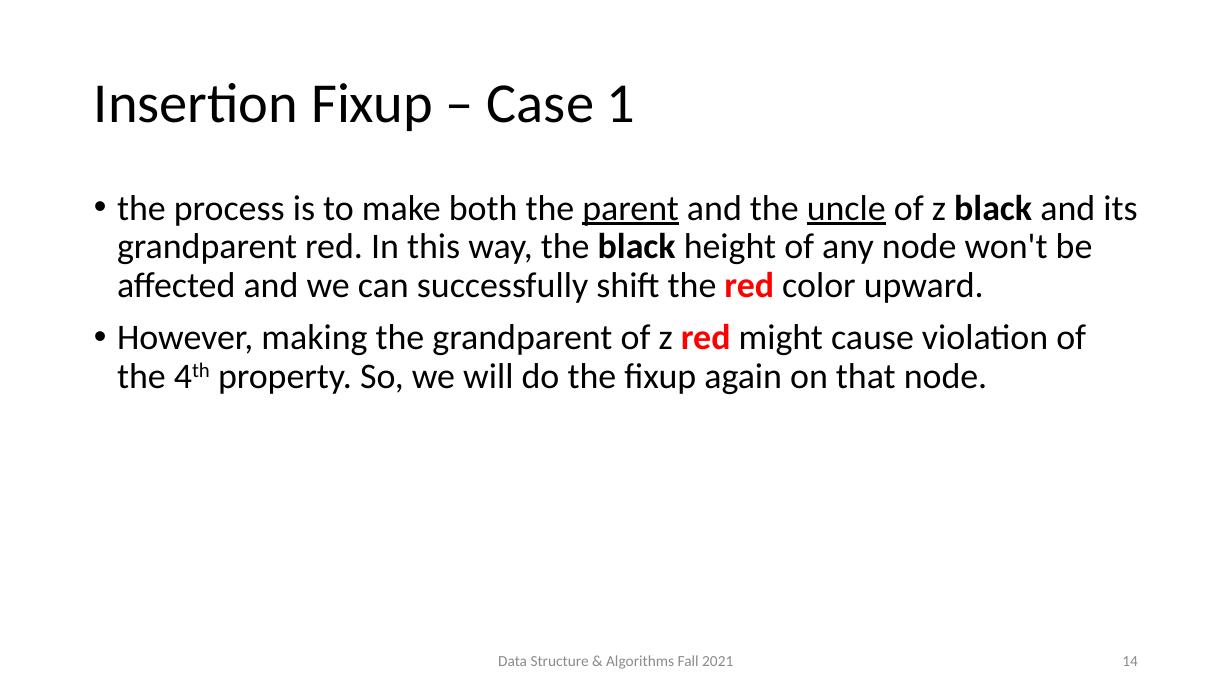
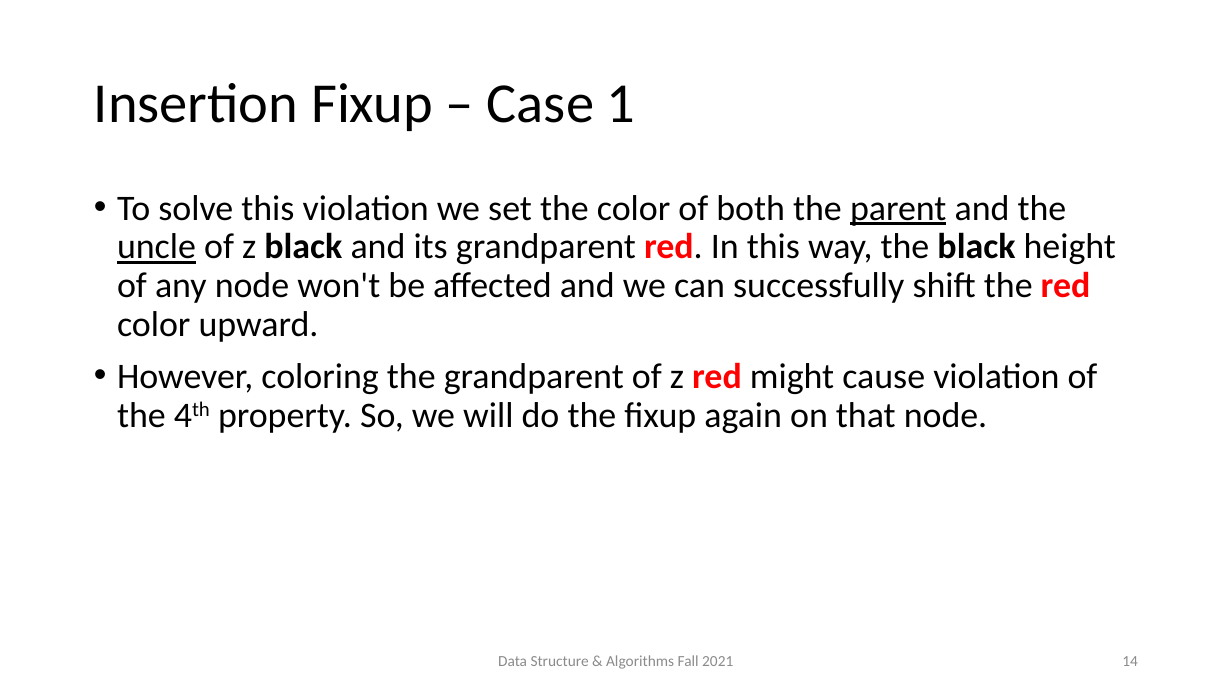
Before and after one commit to AUT-CEIT-Archive/CE203-DS-TA, a slide deck: slide 14 of slides/13_RBT-Insert.pptx. Drawn at 1232x693 pixels with LibreOffice and Linux fonts; fonts in the diff are those of the drawing. Boxes give left, top, right and bottom in pixels: in the first picture for what was removed or moved away, otherwise in the second. Text is boxed around its words. In the diff, an @@ line names an element or a change of style, - is before the commit and + after.

Commit message:
rbt insert edited

```diff
--- a/slides/13_RBT-Insert.pptx
+++ b/slides/13_RBT-Insert.pptx
@@ text at bbox=[117, 195, 1116, 433]: text changed @@
-• the process is to make both the parent and the uncle of z black and its grandparent red. In this way, the black height of any node won't be affected and we can successfully shift the red color upward.
-• However, making the grandparent of z red might cause violation of the 4th property. So, we will do the fixup again on that node.
+• To solve this violation we set the color of both the parent and the uncle of z black and its grandparent red. In this way, the black height of any node won't be affected and we can successfully shift the red color upward.
+• However, coloring the grandparent of z red might cause violation of the 4th property. So, we will do the fixup again on that node.
```
Also in this commit, not shown: 7 other slides changed.
